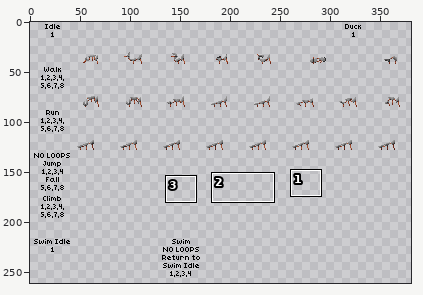
Edited in one commit: sprite sheet (items/armors/ryophi/ryophi-tier1/pants.png). Above: a wide view before the commit, with the close-up outlined.
Close-up. Old version:
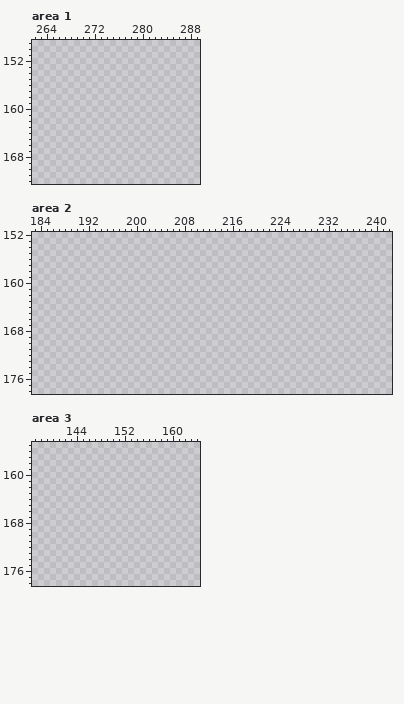
The file is 387x301 pixels. Shown: area 1: x 262..289, y 149..172; area 2: x 183..242, y 152..178; area 3: x 137..164, y 155..178. The wide view leaves out empty margins. The commit also changed other parts of the picture, which this record leaves out.
Now the later version:
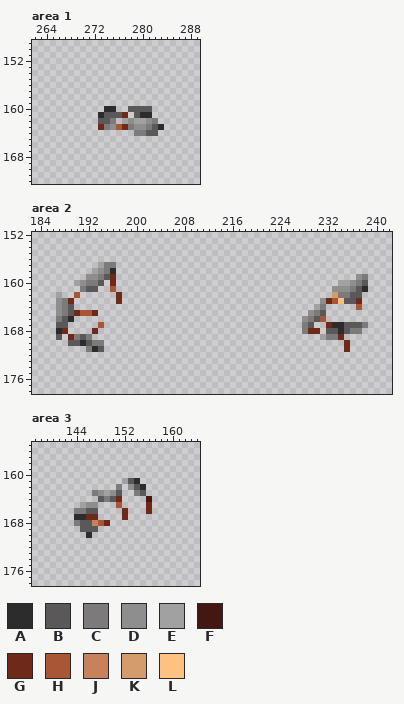
Palette (. is transparent): A #2c2c2c  B #5a5859  C #7c7a7a  D #8f8e8e  E #a1a1a1  F #421810  G #6f2919  H #a85636  J #c7815b  K #d39c6c  L #ffc181
From old to new:
--- area 1
@@ x 271..285 @@
 159 ...............
-160 ...............
-161 ...............
-162 ...............
-163 ...............
-164 ...............
+160 ...AA..BBBB....
+161 ..ABBBG.BAA....
+162 ..BBC.EDEEDC...
+163 ..GCDHGCDDCBA..
+164 ........CCBB...
 165 ...............
--- area 2
@@ x 183..242 @@
 156 ............................................................
-157 ............................................................
-158 ............................................................
-159 ............................................................
-160 ............................................................
-161 ............................................................
-162 ............................................................
-163 ............................................................
-164 ............................................................
-165 ............................................................
-166 ............................................................
-167 ............................................................
-168 ............................................................
-169 ............................................................
-170 ............................................................
-171 ............................................................
+157 ...........ECC..............................................
+158 ..........EDCA..............................................
+159 .........DDCBG........................................DC....
+160 .......EDCCB.G.....................................EEDCB....
+161 ........CBB..H....................................DDDCBA....
+162 ....E..H......G...................................KCCBB.....
+163 ....DCG.......G.................................DGHLBBG.....
+164 ....DCB........................................EC.....H.....
+165 ....DCBGHHG...................................DCB...........
+166 ....CBA......................................DCBH...........
+167 ....BB.....H.................................CB..GAABBBC....
+168 ....AG....G..................................CGG.BBABCC.....
+169 ....B.GCBC......................................ECCG........
+170 ......BBABCC........................................G.......
+171 .........CAB........................................G.......
 172 ............................................................
--- area 3
@@ x 142..158 @@
 160 .................
-161 .................
-162 .................
-163 .................
-164 .................
-165 .................
-166 .................
-167 .................
-168 .................
-169 .................
-170 .................
+161 ..........EBA....
+162 .........C.DBA...
+163 .....CDEDB..CB...
+164 ......BCBG....F..
+165 ...EDD...H....G..
+166 ..CCBB....G...G..
+167 ..AAGG....G......
+168 ..CBBJHG.........
+169 ...BBB...........
+170 ....A............
 171 .................
Pixel boxes of the changes (left, top, right, bottom) in both close-ups:
added: (98, 106, 164, 136)
added: (56, 262, 122, 352)
added: (302, 274, 368, 352)
added: (74, 478, 152, 538)
